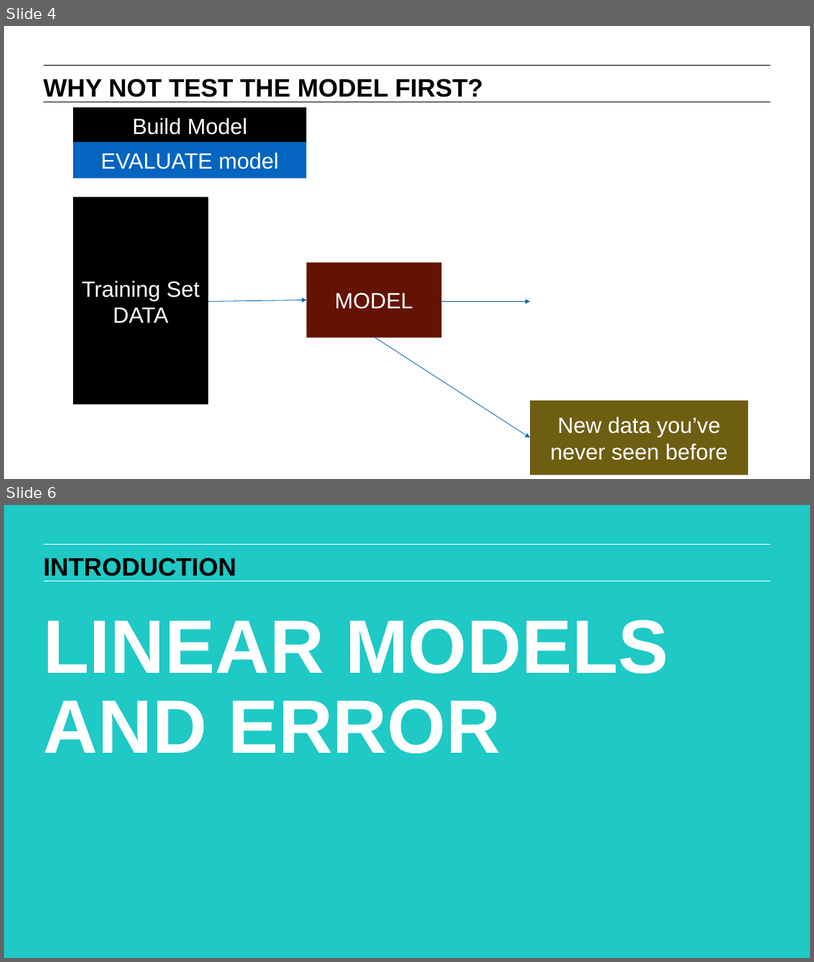
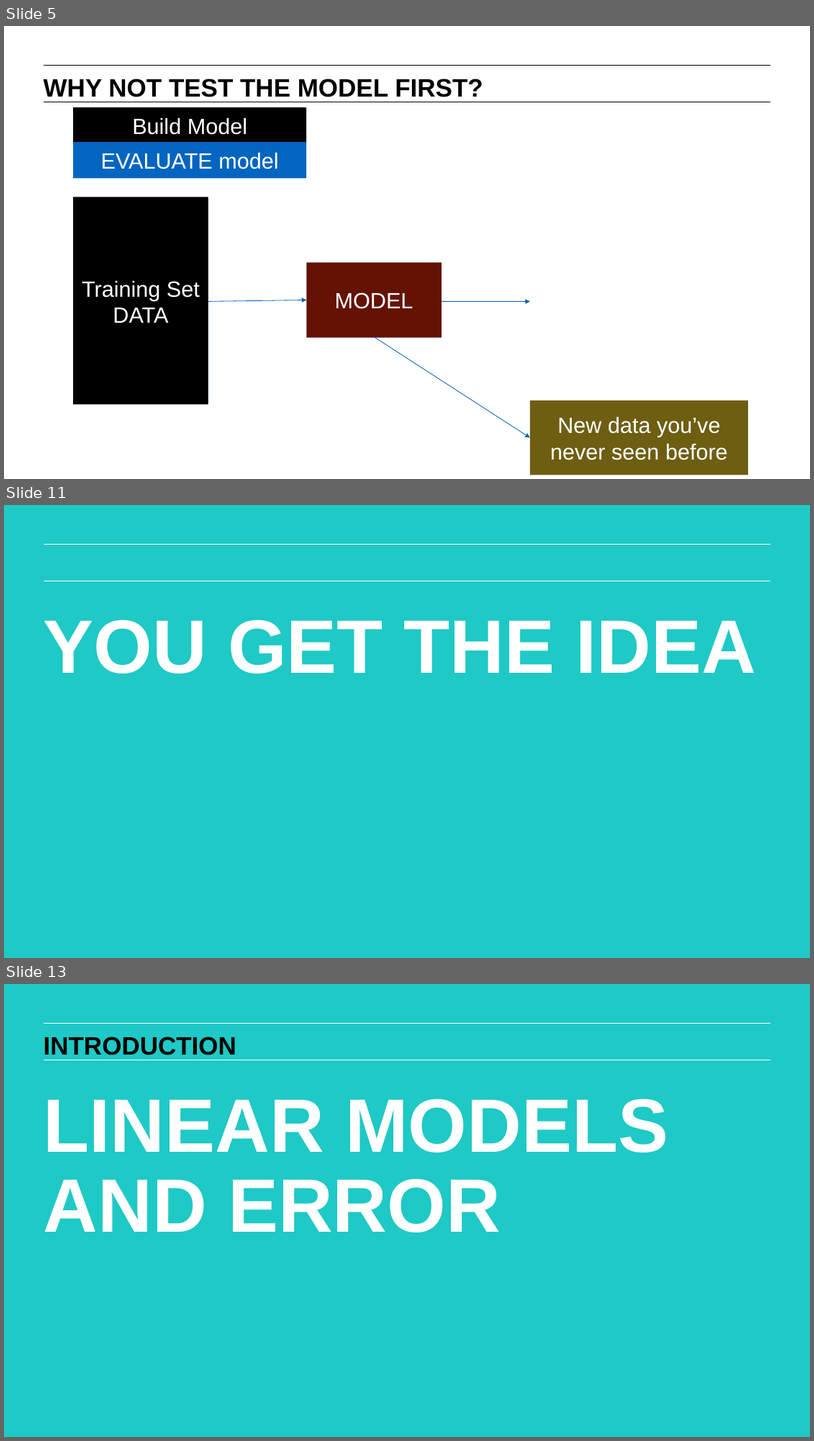
Before and after one commit to matanefron/data-sets, a slide deck: lessons/lesson-7/07-evaluating-model-fit_redux.pptx. Shown one above the other, each under a label of ours: slides 4 and 6 before the commit, slides 5, 11 and 13 after it; the slides between them are not shown. The pictures are 814x962 and 814x1441 pixels, drawn with LibreOffice and Linux fonts; fonts in the diff are those of the drawing. Boxes give left, top, right and bottom in pixels: in the first picture for what was removed or moved away, otherwise in the second. Text is boxed around its words. In the diff, an @@ line names an element or a change of style, - is before the commit and + after.

```diff
--- a/lessons/lesson-7/07-evaluating-model-fit_redux.pptx
+++ b/lessons/lesson-7/07-evaluating-model-fit_redux.pptx
@@ slide 11 added at <box>4,505,810,958</box>, background #1EC9C6; not listed: 4 template elements that a slide beside it also shows @@
@@ text added at <box>44,619,757,673</box>, 96 pt, text #FFFFFF, bold @@
+YOU GET THE IDEA
@@ what was slide 4 is now slide 5 @@
@@ what was slide 6 is now slide 13 @@
```
Also in this commit, not shown: 1 slide changed, 6 other slides added, 7 other files.
